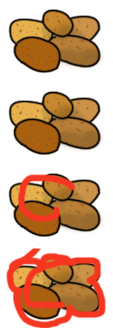
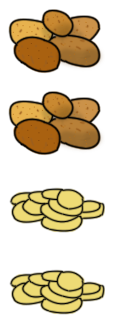
Before/after of a w=113, h=328 layered artwork. What changed in the layer stack:
removed layer "Ebene 1" over [6, 173, 106, 328]
renamed "Bild Kopie 3" to "Bild Kopie 4", painted on it over [8, 255, 105, 321]
renamed "Bild Kopie 2" to "Bild", painted on it over [8, 173, 105, 238]
